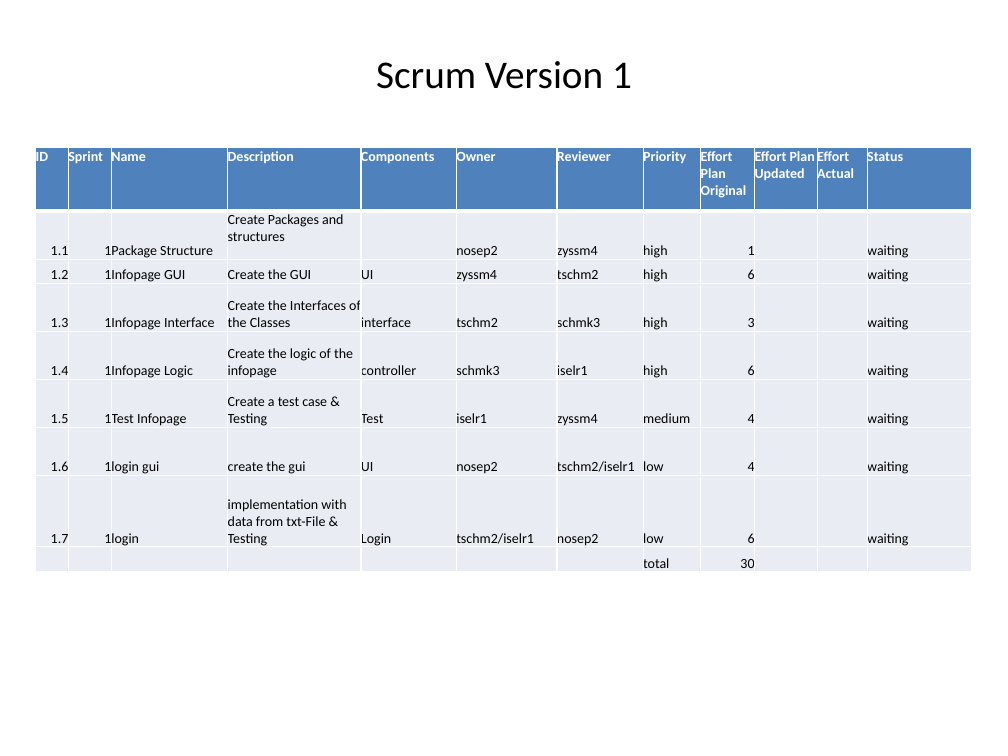
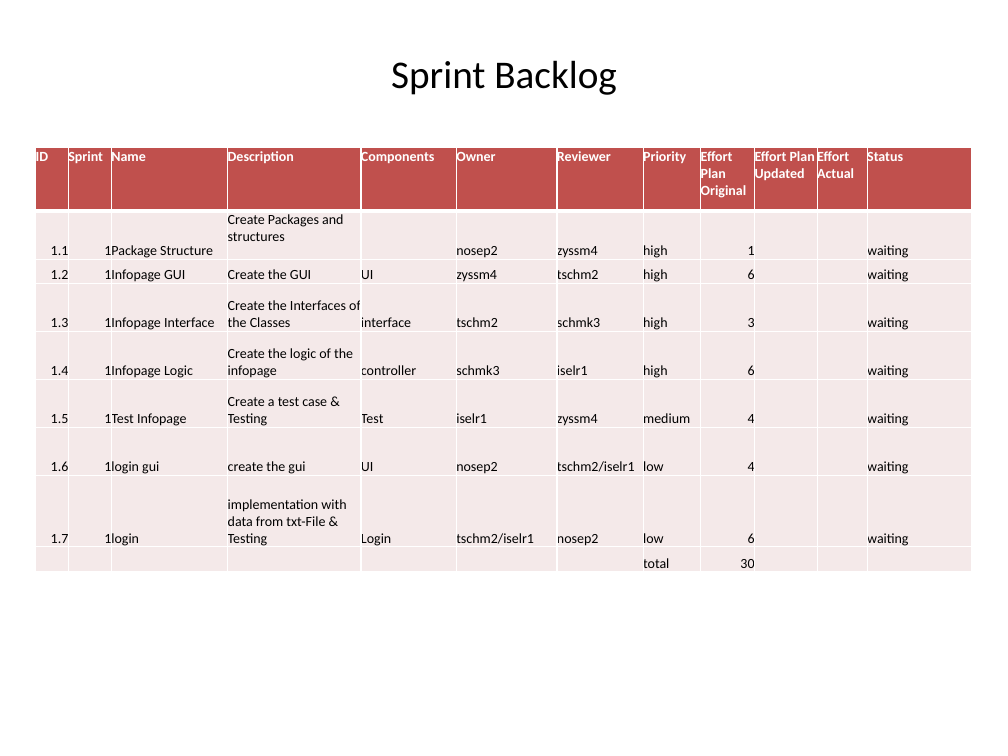
Before and after one commit to zyssm4/ch.bfh.btx8081.w2015.red, a slide deck: slide 3 of doc/Task09/PräsiTask9&10.pptx (slide 4 before the commit). Drawn at 1008x756 pixels with LibreOffice and Linux fonts; fonts in the diff are those of the drawing. Boxes give left, top, right and bottom in pixels: in the first picture for what was removed or moved away, otherwise in the second. Text is boxed around its words. In the diff, an @@ line names an element or a change of style, - is before the commit and + after.

```diff
--- a/doc/Task09/PräsiTask9&10.pptx
+++ b/doc/Task09/PräsiTask9&10.pptx
@@ title at box(391, 60, 616, 95): text changed @@
-Scrum Version 1
+Sprint Backlog
@@ table at box(35, 148, 972, 573) @@
@@ fill #4F81BD to #C0504D in row 1 @@
@@ fill #E9EDF4 to #F4E9E9 in 96 cells @@
```
Also in this commit, not shown: 1 other slide changed, 1 slide removed.
